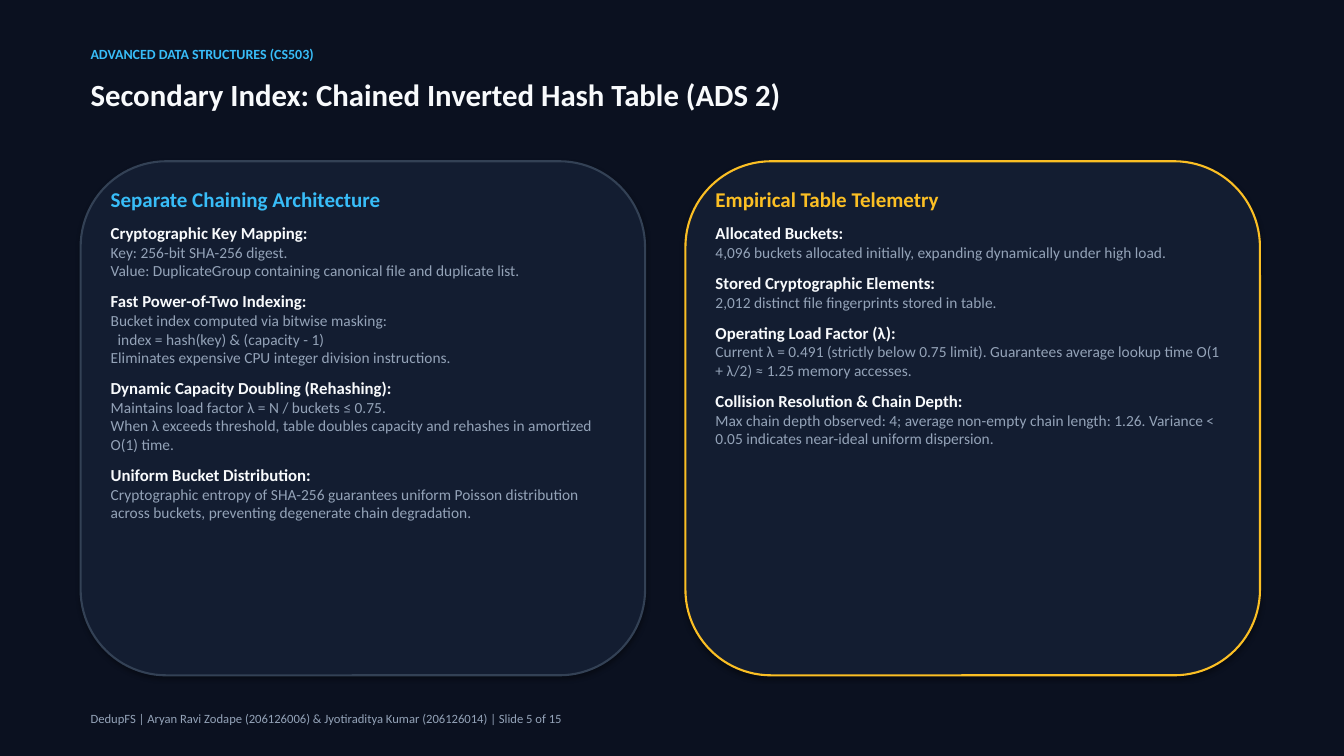
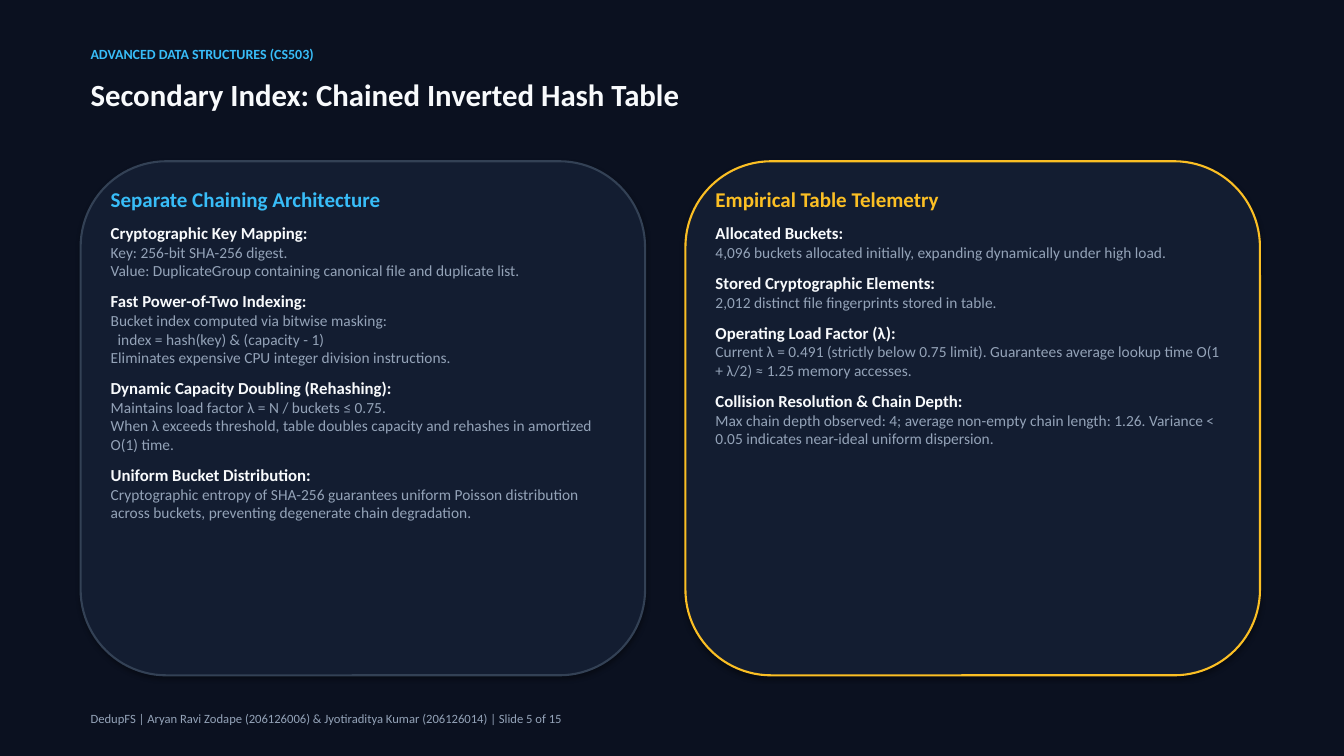
Before and after one commit to Jyotiraditya-kumar/DedupeFS, a slide deck: slide 5 of presentation/DedupFS_MTech_Presentation.pptx. Drawn at 1344x756 pixels with LibreOffice and Linux fonts; fonts in the diff are those of the drawing. Boxes give left, top, right and bottom in pixels: in the first picture for what was removed or moved away, otherwise in the second. Text is boxed around its words. In the diff, an @@ line names an element or a change of style, - is before the commit and + after.

```diff
--- a/presentation/DedupFS_MTech_Presentation.pptx
+++ b/presentation/DedupFS_MTech_Presentation.pptx
@@ text at (x1=91, y1=84, x2=679, y2=111): text changed @@
-Secondary Index: Chained Inverted Hash Table (ADS 2)
+Secondary Index: Chained Inverted Hash Table
```
Also in this commit, not shown: 5 other slides changed, 8 other files.
